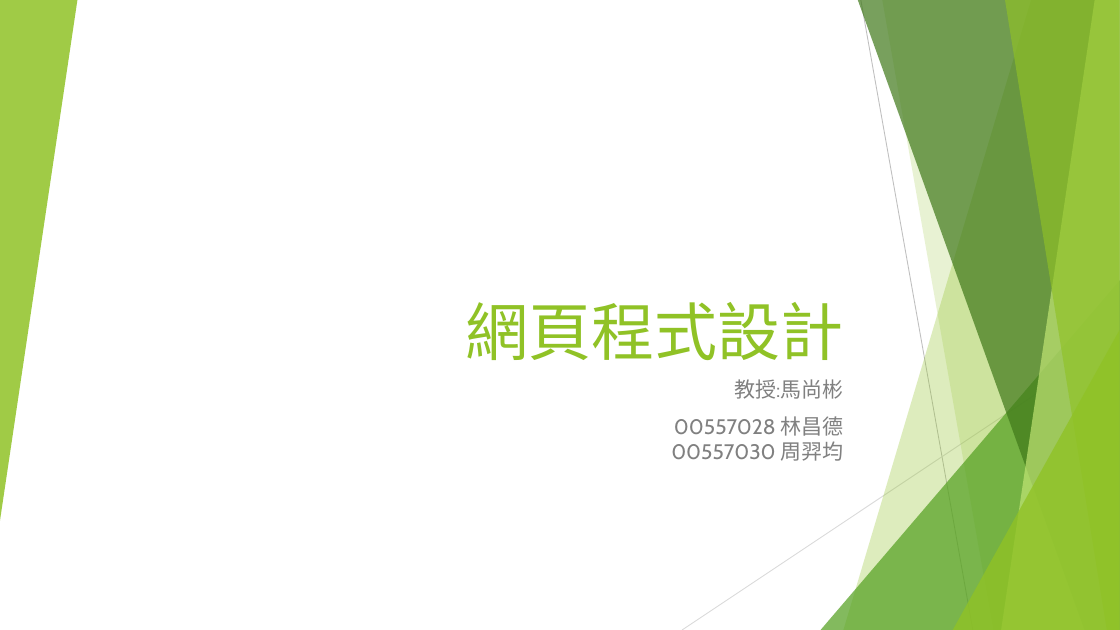
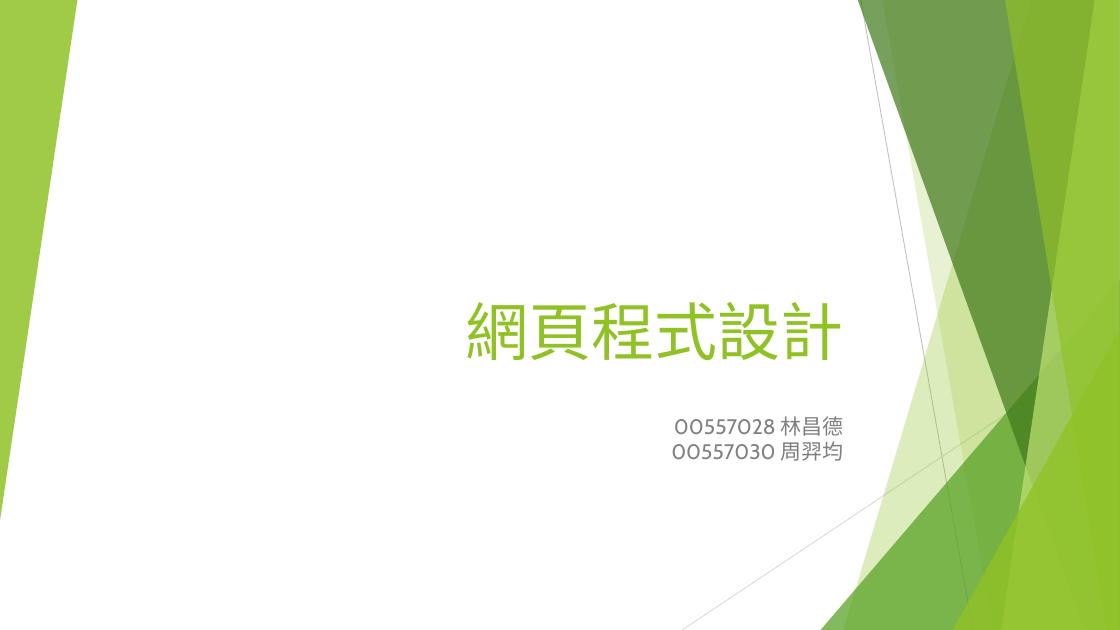
Before and after one commit to zhouharry/ntoucswebpage, a slide deck: slide 1 of report.pptx. Drawn at 1120x630 pixels with LibreOffice and Linux fonts; fonts in the diff are those of the drawing. Boxes give left, top, right and bottom in pixels: in the first picture for what was removed or moved away, otherwise in the second. Text is boxed around its words. In the diff, an @@ line names an element or a change of style, - is before the commit and + after.

Commit message:
update ppt

```diff
--- a/report.pptx
+++ b/report.pptx
@@ subtitle at (x1=734, y1=379, x2=843, y2=399): paragraph removed @@
-教授:馬尚彬
```
